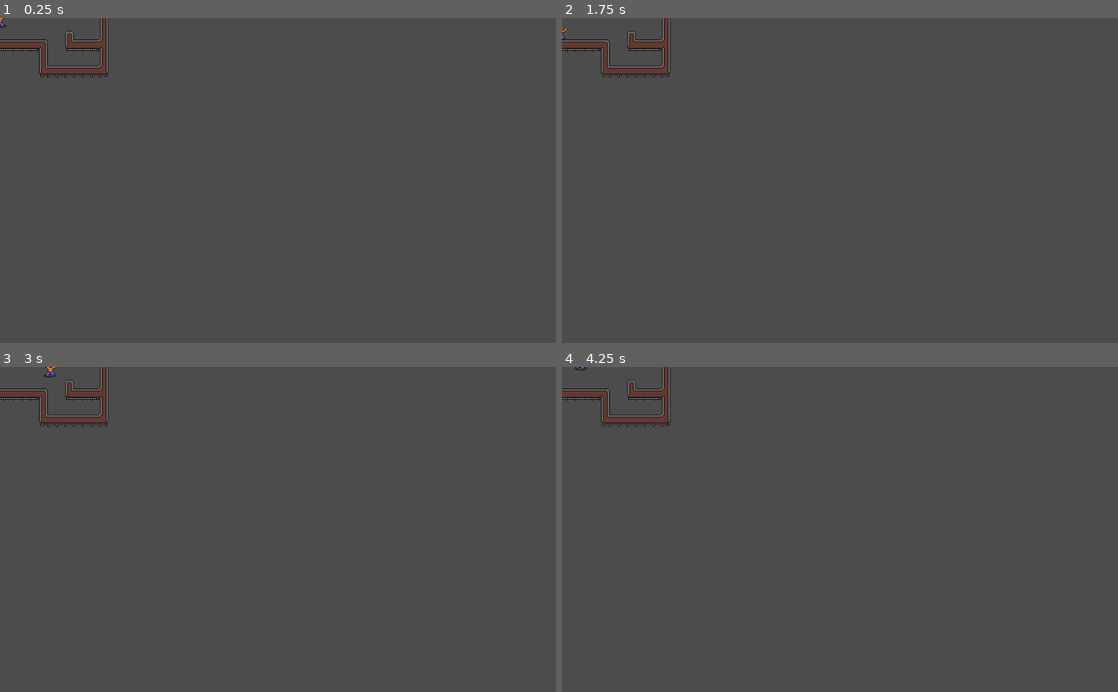
Above: before the commit, frames 1-4 (two rows, left to right).
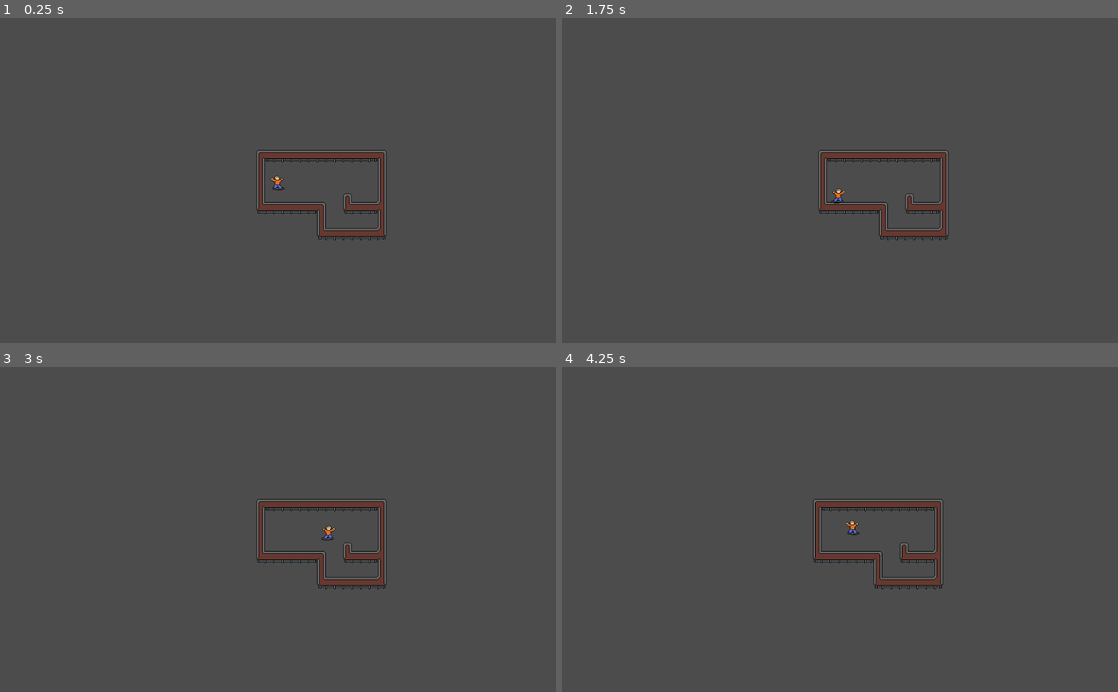
Above: after the commit, the same moments.

Repository: madeso/gmtk-2018
Game: Godot game, scene res://test-world.tscn
The game is run twice, just before and just after one commit, with the same random seed, the same clock (stepped at 60 frames per second) and the same inputs.
Inputs:
- Up to frame 1 (0.25 s): no input
- Up to frame 2 (1.75 s): tap Enter at 0.5 s; tap Space at 1.25 s
- Up to frame 3 (3 s): tap Enter at 2 s
- Up to frame 4 (4.25 s): no input

The runs differ from the first frame. In frame 1, 3.7% of the frame differs, in the area x 0-70%, y 0-69%; in frame 2, 3.6%; in frame 3, 3.7%; in frame 4, 3.6%.

Commit message:
tweaked input, added camera

Diff:
--- /dev/null
+++ b/Camera.gd
@@ -0,0 +1,15 @@
+extends Camera2D
+
+# class member variables go here, for example:
+# var a = 2
+# var b = "textvar"
+
+func _ready():
+	# Called when the node is added to the scene for the first time.
+	# Initialization here
+	pass
+
+func _process(delta):
+	var p = $"./../Player".to_global(Vector2(0,0))
+	global_position.x = p.x
+	global_position.y = p.y
--- a/Player.gd
+++ b/Player.gd
@@ -40,14 +40,14 @@
 	return target
 
 func _physics_process(delta):
-	dy += delta * GRAVITY
 	var input_pressed = input_down and not last_input
 	last_input = input_down
 
 	match state:
 		State.Idle:
 			dx = 0
-			dy = 0
+			if is_on_floor():
+				dy = 0
 			if input_pressed:
 				state = State.Skating
 				print("skate")
@@ -60,7 +60,7 @@
 				print("preparing")
 			elif is_on_floor():
 				dy = 0
-			elif dy > 10:
+			elif dy > 12:
 				print("fall" + str(dy))
 				state = State.Falling
 		State.Prepare:
@@ -77,7 +77,8 @@
 				$Sprite.flip_h = not $Sprite.flip_h
 				print("wall jump")
 				Jump()
-			if is_on_floor():
+			elif is_on_floor():
+				print("landed on floor")
 				state = State.Skating
 		State.Falling:
 			dx = 0;
@@ -86,6 +87,7 @@
 				print("to idle")
 				state = State.Idle
 
+	dy += delta * GRAVITY
 	var vel = Vector2(dx,dy)
 	if not $Sprite.flip_h:
 		vel.x = -vel.x
--- a/test-world.tscn
+++ b/test-world.tscn
@@ -1,8 +1,9 @@
-[gd_scene load_steps=5 format=2]
+[gd_scene load_steps=6 format=2]
 
 [ext_resource path="res://tileset.tres" type="TileSet" id=1]
 [ext_resource path="res://Player.gd" type="Script" id=2]
 [ext_resource path="res://player.png" type="Texture" id=3]
+[ext_resource path="res://Camera.gd" type="Script" id=4]
 
 [sub_resource type="RectangleShape2D" id=1]
 
@@ -51,3 +52,30 @@
 [node name="Collision" type="CollisionShape2D" parent="Player" index="1"]
 
 shape = SubResource( 1 )
+
+[node name="Camera" type="Camera2D" parent="." index="2"]
+
+anchor_mode = 1
+rotating = false
+current = true
+zoom = Vector2( 1, 1 )
+limit_left = -10000000
+limit_top = -10000000
+limit_right = 10000000
+limit_bottom = 10000000
+limit_smoothed = false
+drag_margin_h_enabled = true
+drag_margin_v_enabled = true
+smoothing_enabled = false
+smoothing_speed = 5.0
+offset_v = 0.0
+offset_h = 0.0
+drag_margin_left = 0.2
+drag_margin_top = 0.2
+drag_margin_right = 0.2
+drag_margin_bottom = 0.2
+editor_draw_screen = true
+editor_draw_limits = false
+editor_draw_drag_margin = false
+script = ExtResource( 4 )
+_sections_unfolded = [ "Drag Margin" ]
